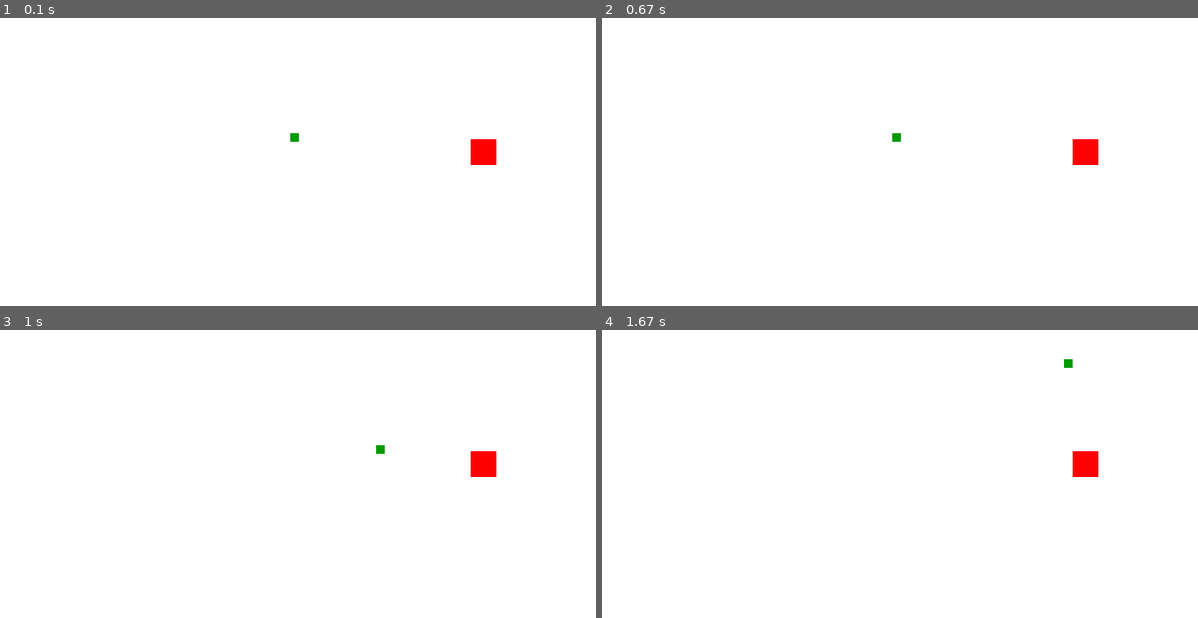
Above: before the commit, frames 1-4 (two rows, left to right).
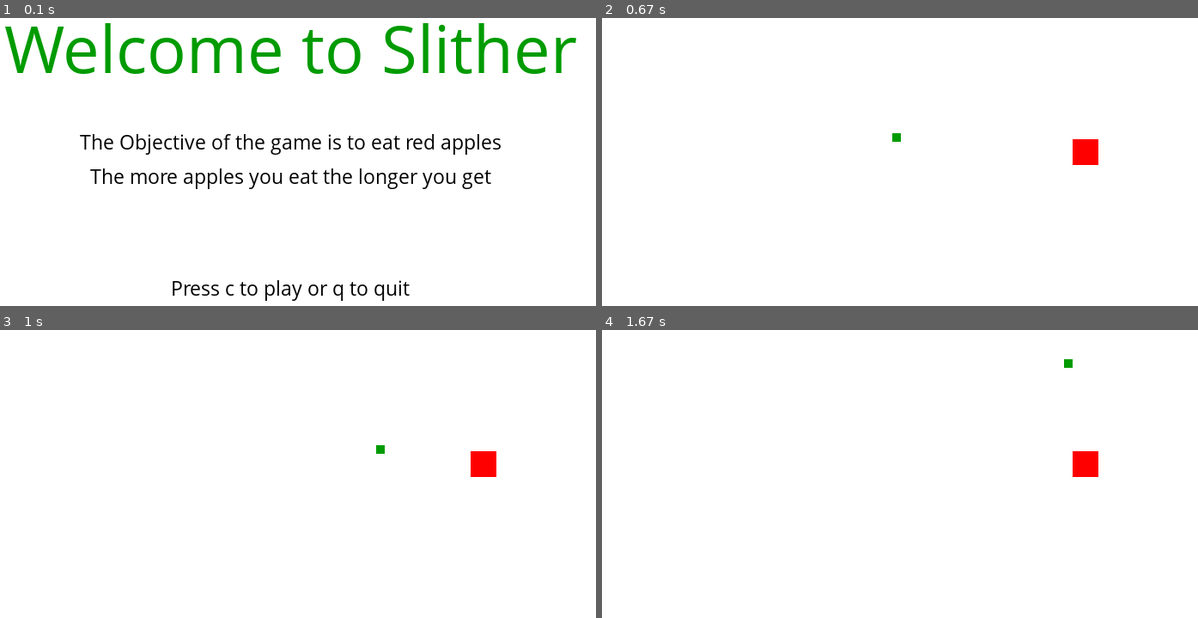
Above: after the commit, the same moments.

Repository: ravenusmc/Learn_Pygame
Game: pygame game, started from main.py
Two runs of this game, one before a commit and one after it. Both use one fixed random seed, a clock stepped at 60 frames per second and the inputs below.
Inputs:
- Up to frame 1 (0.1 s): no input
- Up to frame 2 (0.67 s): tap C at 0.33 s
- Up to frame 3 (1 s): hold Right from 0.67 s (still down)
- Up to frame 4 (1.67 s): release Right at 1.13 s; hold Up 1.17-1.47 s; hold Right from 1.5 s (still down)

The runs differ from the first frame. In frame 1, 7.9% of the frame differs, in the area x 0-97%, y 1-99%; in frame 2, nothing differs; in frame 3, nothing differs; in frame 4, nothing differs.

Commit message:
added start screen

Diff:
--- a/main.py
+++ b/main.py
@@ -24,8 +24,41 @@
 medfont = pygame.font.SysFont("comicsansms", 50)
 largefont = pygame.font.SysFont("comicsansms", 80)
 
+##Functions
+def game_intro():
 
-##Functions
+    intro = True
+
+    while intro:
+        for event in pygame.event.get():
+            if event.type == pygame.QUIT:
+                pygame.quit()
+                quit()
+            if event.type == pygame.KEYDOWN:
+                if event.key == pygame.K_c:
+                    intro = False
+                if event.key == pygame.K_q:
+                    pygame.quit()
+                    quit()
+
+        gameDisplay.fill(white)
+        message_to_screen("Welcome to Slither", green, -100, "large")
+        message_to_screen("The Objective of the game is to eat red apples",
+                          black,
+                          10,
+                          "small")
+        message_to_screen("The more apples you eat the longer you get",
+                          black,
+                          50,
+                          "small")
+        message_to_screen("Press c to play or q to quit",
+                          black,
+                          180,
+                          "small")
+        pygame.display.update()
+        clock.tick(15)
+
+
 def text_objects(text, color, size):
     if size == "small":
         textSurface = smallfont.render(text, True, color)
@@ -153,4 +186,5 @@
     pygame.quit()
     quit()
 
+game_intro()
 gameLoop()
